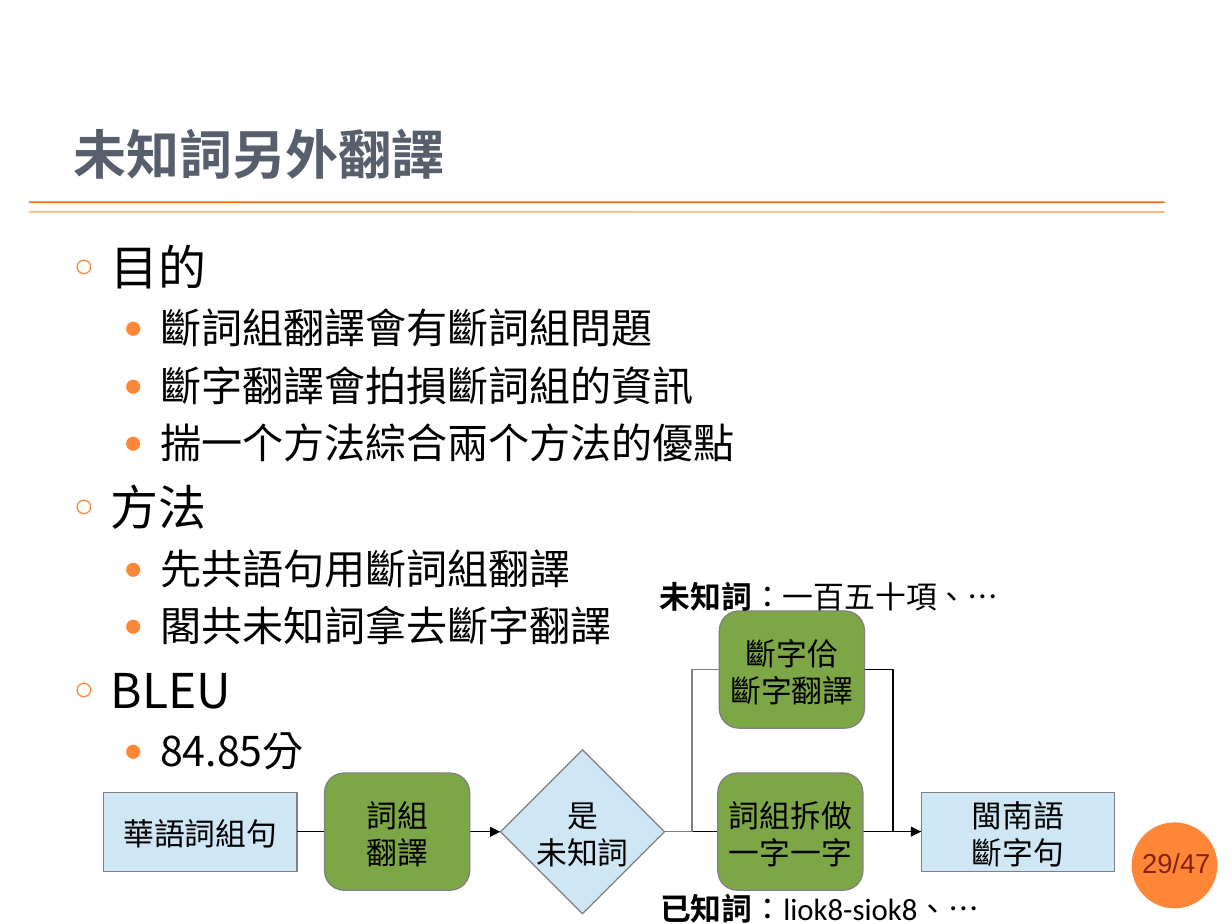
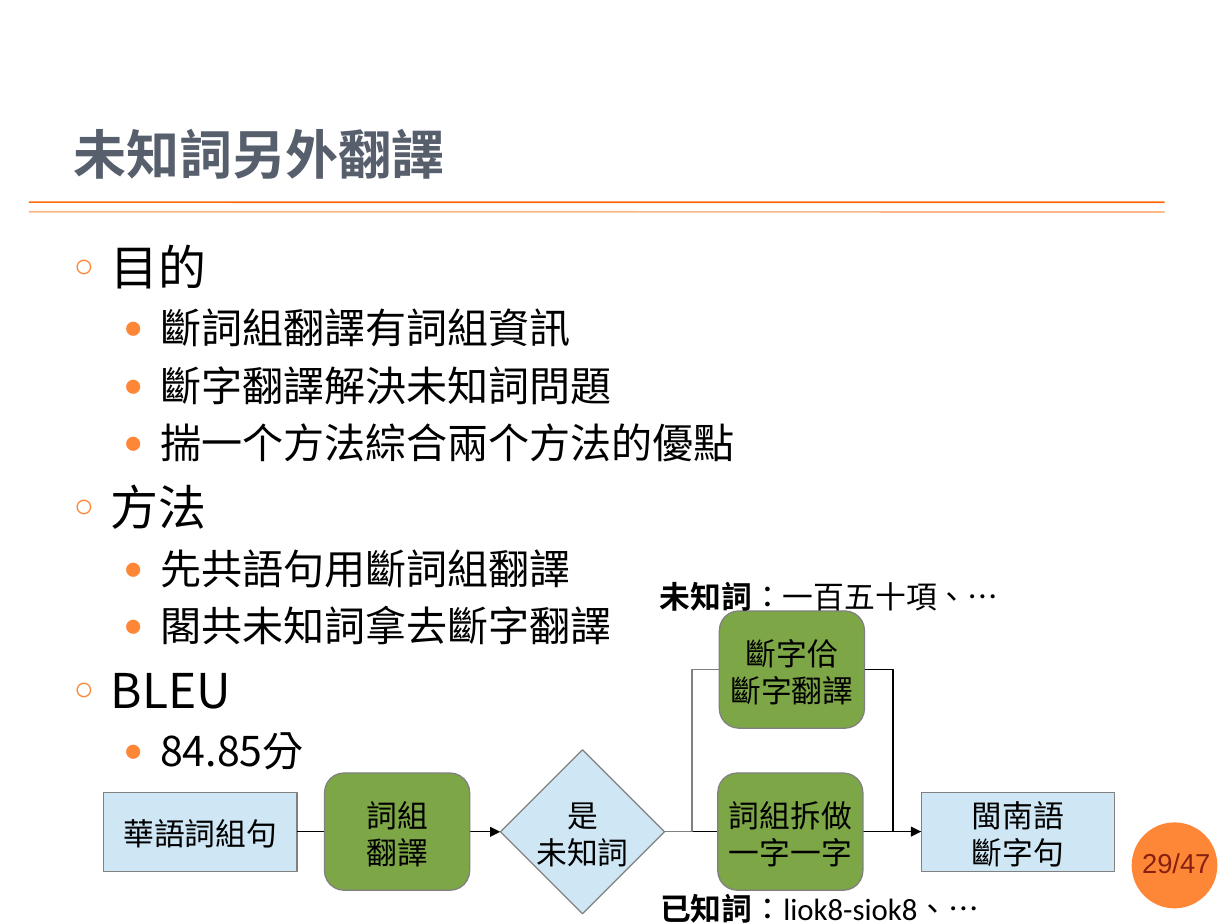
Before and after one commit to sih4sing5hong5/po3-ko3_tau5-iann2-phinn3, a slide deck: slide 29 of 翻譯報告.pptx. Drawn at 1232x924 pixels with LibreOffice and Linux fonts; fonts in the diff are those of the drawing; background and template pictures are left out. Boxes give left, top, right and bottom in pixels: in the first picture for what was removed or moved away, otherwise in the second. Text is boxed around its words. In the diff, an @@ line names an element or a change of style, - is before the commit and + after.

Commit message:
報告予昭宏家己看到的問題 丞宏

```diff
--- a/翻譯報告.pptx
+++ b/翻譯報告.pptx
@@ text at box(160, 308, 612, 405): text changed @@
-  ● 斷詞組翻譯會有斷詞組問題
-  ● 斷字翻譯會拍損斷詞組的資訊
+  ● 斷詞組翻譯有詞組資訊
+  ● 斷字翻譯解決未知詞問題
```
Also in this commit, not shown: 15 other slides changed, 2 slides added, 2 slides removed.
